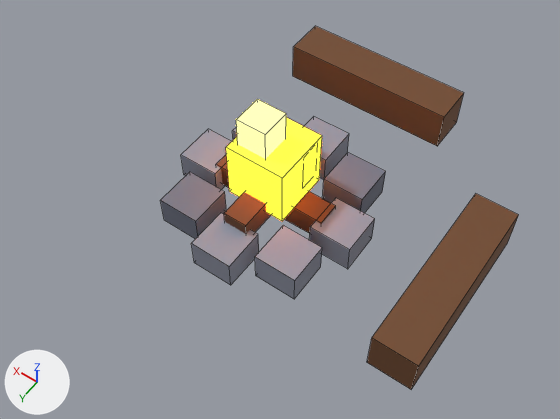
One commit to the FBX model roblox-island/exports/fbx/Campfire.fbx: the scene before it, then after it.
Rendered twice from a 50 mm camera at (-9.11, 12.46, 19.53) aimed at (-0.42, 0.31, 0.43). Every picture has the same lights, and +X, +Y and +Z are marked at lower left. The picture after the commit comes second. Mesh edges are drawn as thin lines.

Names of what the first picture shows: 'Campfire'.
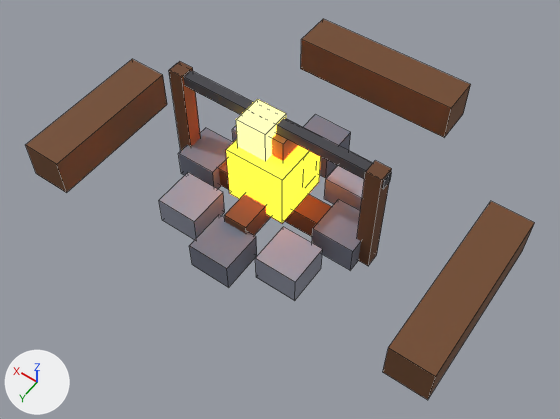
Changed parts and their boxes [x1, y1, x2, y2] in the pictures (560 x 419 px; the box of a moved part takes in the faces that stretch with it):
'Campfire', reshaped (41% wider)
    before: [160, 26, 519, 389]
    after: [26, 19, 534, 400]
part 1 of me_campfire, moved or reshaped
    before: [181, 129, 232, 190]
    after: [178, 128, 233, 189]
part 2 of me_campfire, moved or reshaped (mostly hidden)
    before: [233, 127, 237, 140]
    after: [232, 126, 237, 142]
part 3 of me_campfire, moved or reshaped
    before: [304, 116, 349, 180]
    after: [303, 115, 351, 178]
part 4 of me_campfire, moved or reshaped
    before: [323, 152, 386, 213]
    after: [324, 166, 365, 210]
part 5 of me_campfire, moved or reshaped
    before: [309, 198, 375, 269]
    after: [312, 199, 361, 270]
part 6 of me_campfire, moved or reshaped
    before: [255, 225, 322, 299]
    after: [255, 227, 323, 301]
part 7 of me_campfire, moved or reshaped
    before: [191, 213, 259, 285]
    after: [189, 215, 257, 288]
part 8 of me_campfire, moved or reshaped
    before: [160, 172, 226, 239]
    after: [159, 172, 225, 240]
part 9 of me_campfire, added
    after: [219, 161, 331, 237]
part 10 of me_campfire, moved or reshaped
    before: [224, 146, 322, 234]
    after: [224, 194, 271, 235]
part 11 of me_campfire, moved or reshaped
    before: [226, 117, 322, 221]
    after: [226, 139, 321, 223]
part 12 of me_campfire, added (brown)
    after: [357, 161, 391, 266]
part 13 of me_campfire, added (brown)
    after: [169, 61, 201, 150]
part 14 of me_campfire, added
    after: [169, 63, 391, 189]
part 15 of me_campfire, added (orange)
    after: [272, 134, 298, 161]
part 16 of me_campfire, moved or reshaped
    before: [293, 26, 464, 146]
    after: [301, 19, 471, 137]
part 17 of me_campfire, moved or reshaped
    before: [367, 194, 519, 389]
    after: [383, 201, 534, 400]
part 18 of me_campfire, added (brown)
    after: [26, 59, 167, 193]
part 19 of me_campfire, deleted
    before: [216, 155, 336, 234]
part 20 of me_campfire, moved or reshaped
    before: [236, 114, 286, 159]
    after: [236, 114, 286, 161]

What changed in the scene script:
```text
Change me_campfire:
    used by ob_campfire; location = (0.0, 0.0, 0.0)
    remove me_campfire.from_pydata(...)  # 120 vertices, 90 faces; spans x -6.7..3.2, y -6.7..3.2, z 0.0..4.0
    add me_campfire.from_pydata(...)  # 168 vertices, 126 faces; spans x -7.2..7.2, y -7.2..3.5, z 0.0..4.0
    me_campfire part 1: the loose piece of 8 vertices spanning x 1.8..3.2, y -0.7..0.7, z 0.0..1.0 is moved by (0.1, 0.0, 0.0)
    me_campfire part 2: the loose piece of 8 vertices spanning x 1.1..2.5, y -2.5..-1.1, z 0.0..1.0 is moved by (0.04, -0.04, 0.0)
    me_campfire part 3: the loose piece of 8 vertices spanning x -0.7..0.7, y -3.2..-1.8, z 0.0..1.0 is moved by (0.0, -0.1, 0.0)
    me_campfire part 4: the loose piece of 8 vertices spanning x -2.5..-1.1, y -2.5..-1.1, z 0.0..1.0 is moved by (-0.04, -0.04, 0.0)
    me_campfire part 5: the loose piece of 8 vertices spanning x -3.2..-1.8, y -0.7..0.7, z 0.0..1.0 is moved by (-0.1, 0.0, 0.0)
    me_campfire part 6: the loose piece of 8 vertices spanning x -2.5..-1.1, y 1.1..2.5, z 0.0..1.0 is moved by (-0.04, 0.04, 0.0)
    me_campfire part 7: the loose piece of 8 vertices spanning x -0.7..0.7, y 1.8..3.2, z 0.0..1.0 is moved by (0.0, 0.1, 0.0)
    me_campfire part 8: the loose piece of 8 vertices spanning x 1.1..2.5, y 1.1..2.5, z 0.0..1.0 is moved by (0.04, 0.04, 0.0)
    me_campfire part 9: a new loose piece, a box spanning x -2.0..2.0, y -0.4..0.4, z 0.1..0.9, in mat_voxelpalette (picture img_voxel_palette_png)
    me_campfire part 10: the loose piece of 8 vertices spanning x -0.4..0.4, y -2.0..2.0, z 0.6..1.4 is moved by (0.0, 0.0, -0.1)
    me_campfire part 11: the loose piece of 8 vertices spanning x -1.0..1.0, y -1.0..1.0, z 1.0..3.0 is moved by (0.0, 0.0, -0.1)
    me_campfire part 12: a new loose piece, a box spanning x -3.65..-3.15, y -0.25..0.25, z 0.0..4.0, in mat_voxelpalette (picture img_voxel_palette_png)
    me_campfire part 13: a new loose piece, a box spanning x 3.15..3.65, y -0.25..0.25, z 0.0..4.0, in mat_voxelpalette (picture img_voxel_palette_png)
    me_campfire part 14: a new loose piece, a box spanning x -3.7..3.7, y -0.17..0.17, z 3.6..3.95, in mat_voxelpalette (picture img_voxel_palette_png)
    me_campfire part 15: a new loose piece, a box spanning x -0.6..0.6, y -0.4..0.4, z 2.8..3.6, in mat_voxelpalette (picture img_voxel_palette_png)
    me_campfire part 16: the loose piece of 8 vertices spanning x -3.0..3.0, y -6.7..-5.3, z 0.0..1.4 is moved by (0.0, -0.5, 0.0)
    me_campfire part 17: the loose piece of 8 vertices spanning x -6.7..-5.3, y -3.0..3.0, z 0.0..1.4 is moved by (-0.5, 0.0, 0.0)
    me_campfire part 18: a new loose piece, a box spanning x 5.8..7.2, y -1.5..3.5, z 0.0..1.4, in mat_voxelpalette (picture img_voxel_palette_png)
    me_campfire part 19: the loose piece of 8 vertices spanning x -2.0..2.0, y -0.4..0.4, z 0.2..1.04 is deleted
    me_campfire part 20
    8 vertices are removed from x -0.95..0.8, y -0.85..0.7, z 1.4..1.5
    10 faces are deleted
    8 vertices are added at x -0.95..0.8, y -0.85..0.7, z 1.3..1.4
    10 new faces join them, mat_voxelglow
    other edits to the shape of me_campfire do not show in these pictures
```
